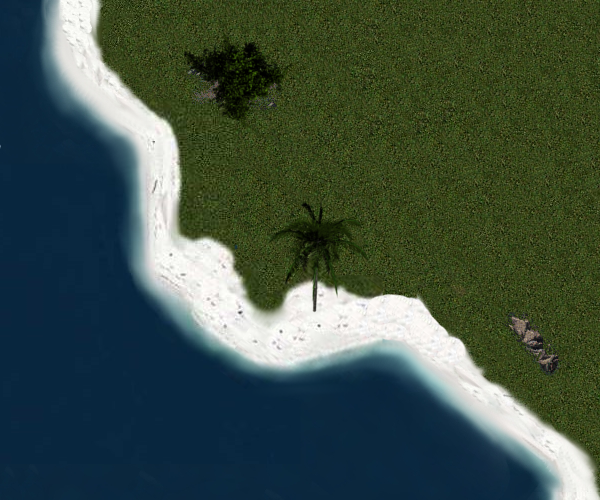
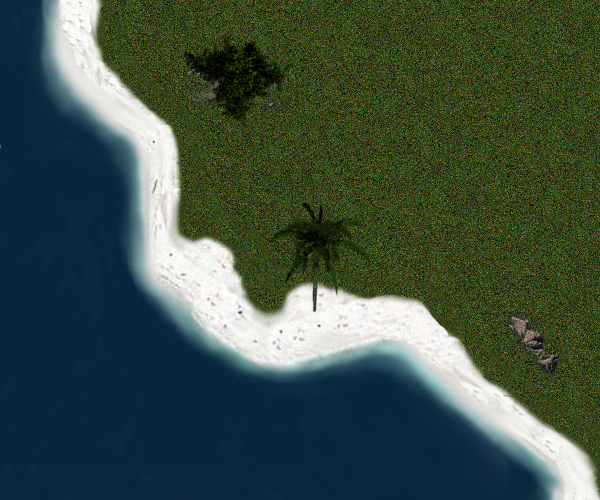
Revision of a layered w=600, h=500 image; what changed, layer by layer:
painted on "Background" over (95, 0, 600, 473)
